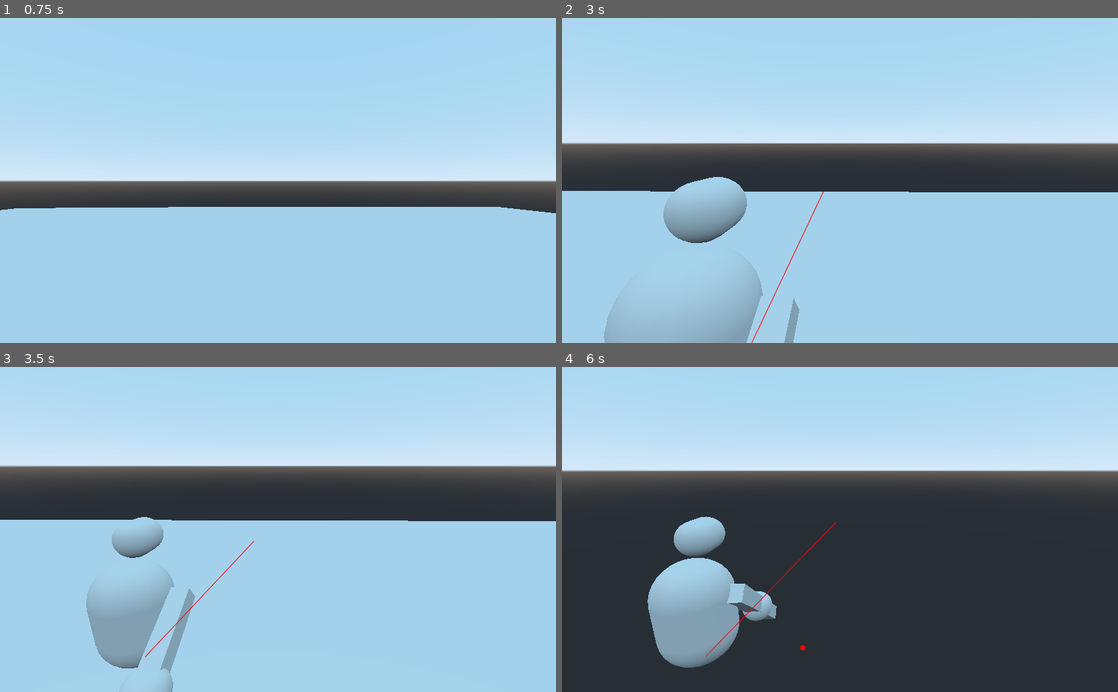
Above: before the commit, frames 1-4 (two rows, left to right).
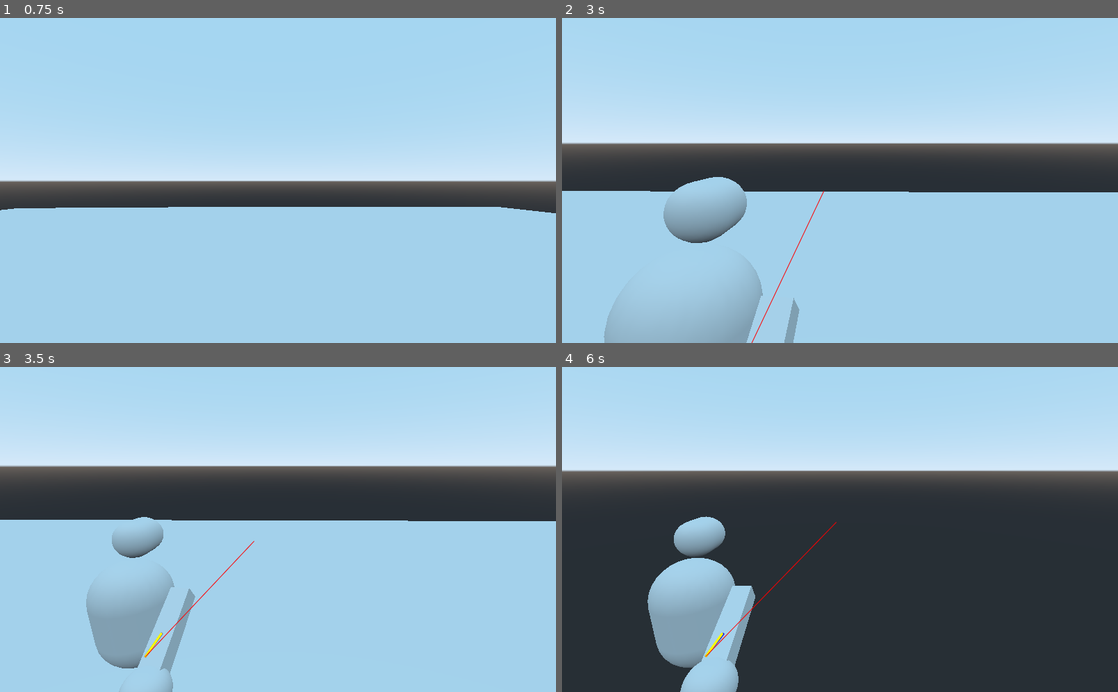
Above: after the commit, the same moments.

Repository: manglemix/PGBR
Game: Godot game, scene res://DebugBattlefield.tscn
The game is run twice, just before and just after one commit, with the same random seed, the same clock (stepped at 60 frames per second) and the same inputs.
Inputs (mouse positions are in pixels of both pictures, inside the frame that each line leads up to):
- Up to frame 1 (0.75 s): move the mouse to (305, 180) at 0.52 s; press the mouse at (305, 180) at 0.53 s; hold W (forward) from 0.53 s (still down); right-click (305, 180) at 0.6 s
- Up to frame 2 (3 s): keep holding W (forward); tap Space (jump) at 0.77, 1.52 s; move the mouse to (812, 180) at 1.27 s; release the mouse at (812, 180) at 1.28 s; click (812, 180) at 1.35 s; right-click (812, 180) at 1.55 s; move the mouse to (851, 174) at 2.02 s; press the mouse at (851, 174) at 2.03 s; right-click (851, 174) at 2.1 s; move the mouse to (834, 187) at 2.77 s; release the mouse at (834, 187) at 2.78 s; tap X (change viewpoint) at 2.85 s
- Up to frame 3 (3.5 s): keep holding W (forward); tap Space (jump) at 3.02 s; right-click (272, 536) at 3.05 s
- Up to frame 4 (6 s): move the mouse to (878, 532) at 3.52 s; hold Shift (crouch) 3.53-4.28 s; tap Space (jump) at 3.77, 4.52 s; click (878, 532) at 3.8 s; move the mouse to (795, 526) at 4.27 s; click (795, 526) at 4.35 s; right-click (795, 526) at 4.55 s; move the mouse to (845, 529) at 5.02 s; press the mouse at (845, 529) at 5.03 s; right-click (845, 529) at 5.1 s; move the mouse to (817, 523) at 5.77 s; release W (forward) at 5.78 s; release the mouse at (817, 523) at 5.78 s; hold D (right) from 5.78 s (still down); click (817, 523) at 5.85 s

Frame 1 is identical in both runs. In frame 2, 0.1% of the frame differs, in the area x 7-48%, y 53-100%; in frame 3, 0.1%; in frame 4, 2.3%, in the area x 21-50%, y 47-100%.

Commit message:
Added target_vector system
Now the Person can aim towards a given vector which is flat along the y axis. Furthermore, when the Person is moving, it will turn its body so that the head is facing that direction

Diff:
--- a/PGBR_Project1/BaseScripts/BasePerson.gd
+++ b/PGBR_Project1/BaseScripts/BasePerson.gd
@@ -28,6 +28,7 @@
 var _jump_charge_start: int				# the system time in msecs when a jump began to charge
 var _jump_charge_target: float			# the target strength of the jump
 var _jump_charge_factor := 0.001		# jump strength units per millisecond
+var _target_vector: Vector3
 
 
 func _ready():
@@ -43,6 +44,11 @@
 		rel_vec = rel_vec.normalized()
 
 	movement_vector = rel_vec * speed
+
+
+func turn_to_vector(rel_vec: Vector3):
+	assert(is_zero_approx(rel_vec.y))	# to make sure the rel_vec is only top down
+	_target_vector = rel_vec.normalized()
 
 
 func charge_jump(strength:=1.5):
@@ -80,6 +86,9 @@
 
 
 func aim_towards(target: Vector3):
+	_target_vector = target - global_transform.origin
+	_target_vector.y = 0.0
+	_target_vector = _target_vector.normalized()
 	emit_signal("aim", target)
 
 
@@ -102,7 +111,23 @@
 		$Head.global_rotate(Vector3.UP, head_rotation.y * turn_speed * delta)
 		global_rotate(Vector3.UP, - head_rotation.y * turn_speed * delta)
 
-	# TODO Add code that turns the body towards the where the Head is pointing when moving
+	var moving := not is_zero_approx(movement_vector.length_squared())
+
+	if moving or _target_vector.is_normalized():
+		if moving:
+			_target_vector = - $Head.global_transform.basis.z
+			_target_vector.y = 0.0
+			_target_vector.normalized()
+
+		var turn_axis := global_transform.basis.z.cross(_target_vector).normalized()
+
+		if turn_axis.is_normalized():
+			var turn_angle := global_transform.basis.z.angle_to(_target_vector)
+			global_rotate(turn_axis, turn_angle * turn_speed * delta)
+			$Head.global_rotate(turn_axis, - turn_angle * turn_speed * delta)
+
+		Debug.draw_points_from_origin([global_transform.origin, global_transform.basis.z], Color.blue, 3)
+		Debug.draw_points_from_origin([global_transform.origin, _target_vector], Color.yellow, 3)
 
 	_floor_collision = move_and_collide(Vector3.DOWN * 0.001, true, true, true)
 	on_floor = is_instance_valid(_floor_collision)
